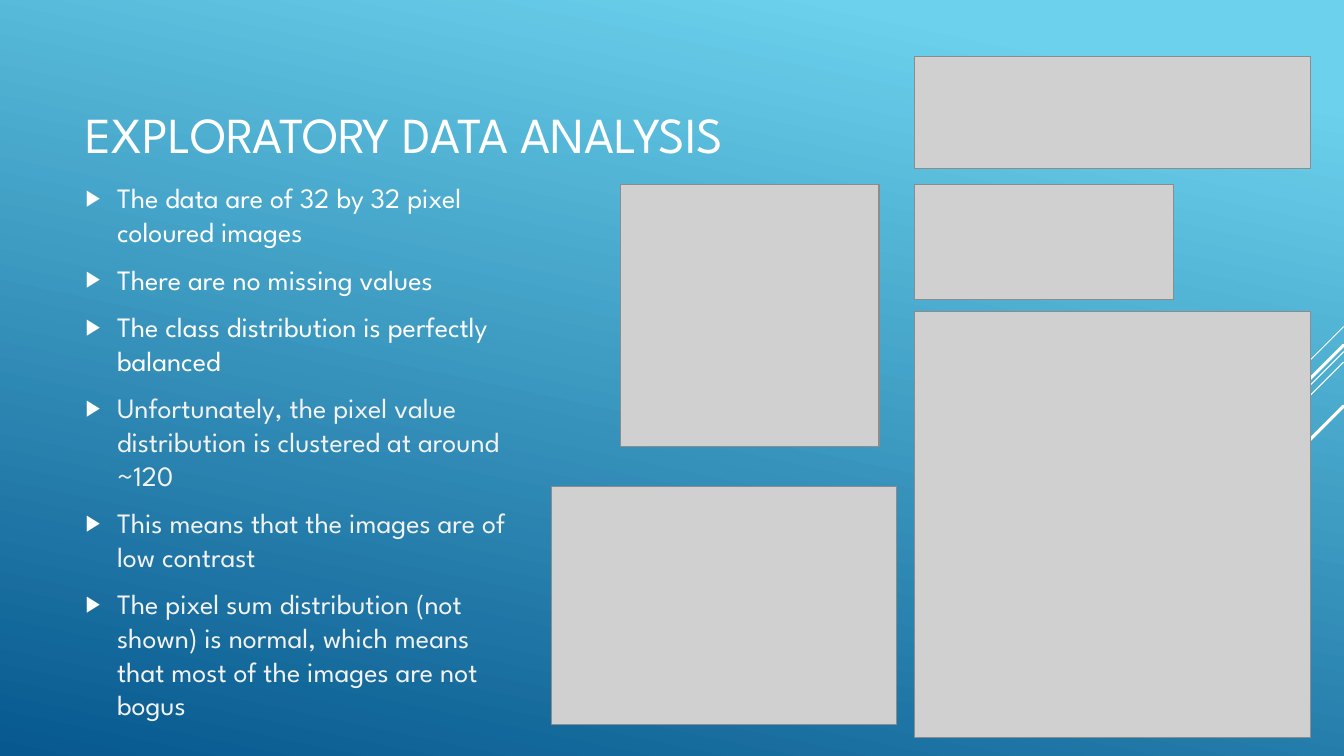
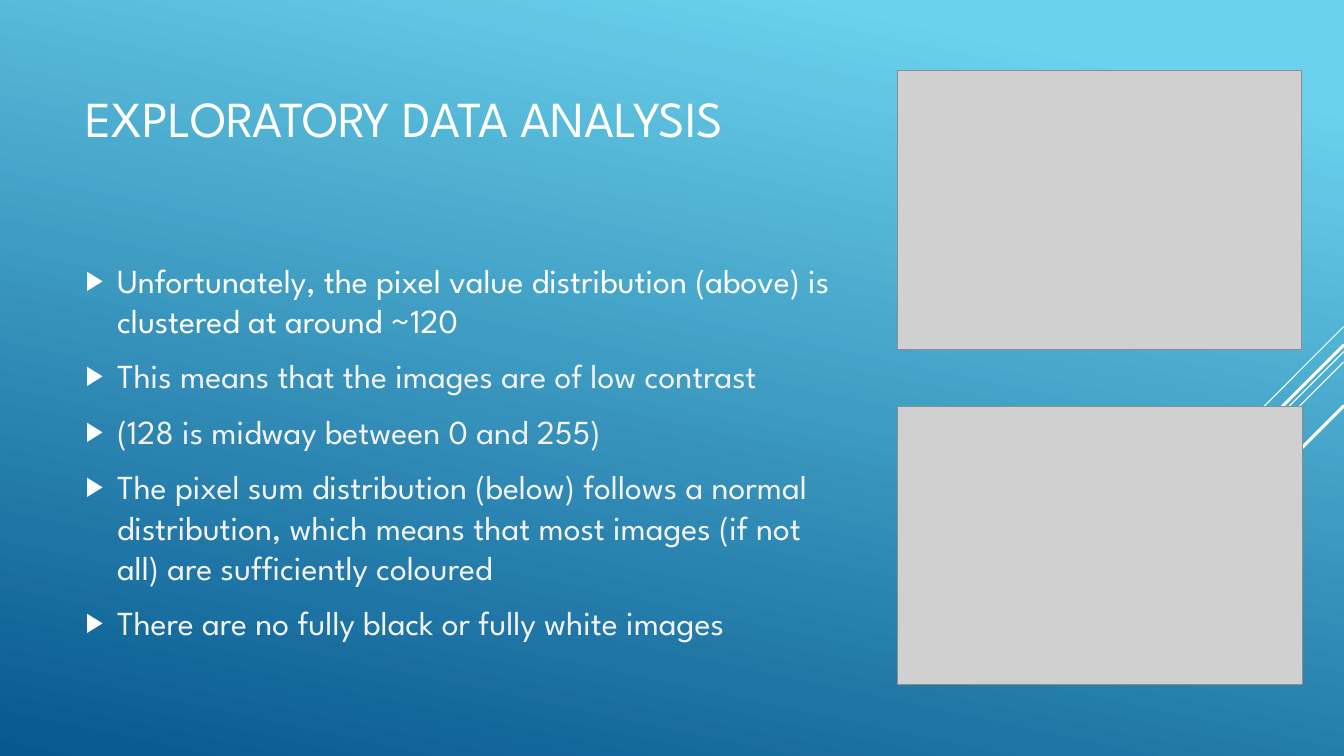
Before and after one commit to ethanolx/Fashion-CIFAR10-CV-py, a slide deck: slide 3 of doc/part-b.pptx. Drawn at 1344x756 pixels with LibreOffice and Linux fonts; fonts in the diff are those of the drawing; grey boxes stand for pictures. Boxes give left, top, right and bottom in pixels: in the first picture for what was removed or moved away, otherwise in the second. Text is boxed around its words. In the diff, an @@ line names an element or a change of style, - is before the commit and + after.

```diff
--- a/doc/part-b.pptx
+++ b/doc/part-b.pptx
@@ title "EXPLORATORY DATA ANALYSIS": place and size @@
-title "EXPLORATORY DATA ANALYSIS" at [86, 119, 723, 154]
+title "EXPLORATORY DATA ANALYSIS" at [86, 103, 723, 138]
@@ picture removed at [915, 56, 1311, 168] @@
@@ picture: place and size @@
-picture at [553, 486, 897, 724]
+picture at [897, 71, 1302, 350]
@@ picture removed at [621, 185, 879, 446] @@
@@ picture removed at [915, 185, 1174, 299] @@
@@ text at [117, 269, 829, 334]: text changed; size 20 to 24 pt @@
-▶ The data are of 32 by 32 pixel coloured images
-▶ There are no missing values
-▶ The class distribution is perfectly balanced
-▶ Unfortunately, the pixel value distribution is clustered at around ~120
+▶ Unfortunately, the pixel value distribution (above) is clustered at around ~120
@@ text at [117, 364, 757, 396]: size 20 to 24 pt in "This means that the images are of ..." @@
@@ picture: place and size @@
-picture at [915, 312, 1311, 737]
+picture at [897, 406, 1303, 686]
@@ text at [117, 420, 807, 643]: text changed; size 20 to 24 pt @@
-▶ The pixel sum distribution (not shown) is normal, which means that most of the images are not bogus
+▶ (128 is midway between 0 and 255)
+▶ The pixel sum distribution (below) follows a normal distribution, which means that most images (if not all) are sufficiently coloured
+▶ There are no fully black or fully white images
```
Also in this commit, not shown: 5 other slides changed, 3 other files.
